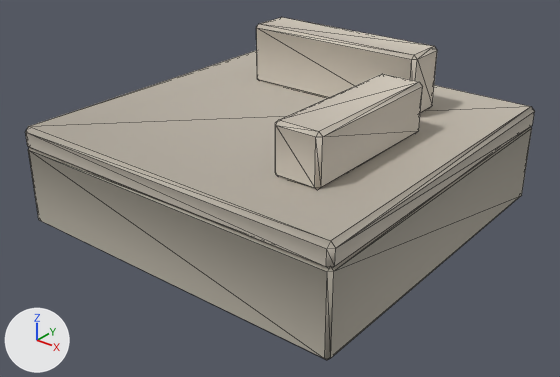
Renders of the glTF model assets/3d/reworked/tile_stone_ruin.glb from each side of a commit.
The view is the same before and after, from a camera (50 mm lens) standing at (2.46, -3.15, 1.5) and looking at (0.05, -0.13, -0.37). Arrows for +X, +Y and +Z are at lower left; the lights stay in place. The older version comes first. Mesh edges are drawn as thin lines. Vertices at exactly the same position are counted once.

In view in the first picture: 'sr_body', 'sr_cap', 'sr_found1', 'sr_found2'.
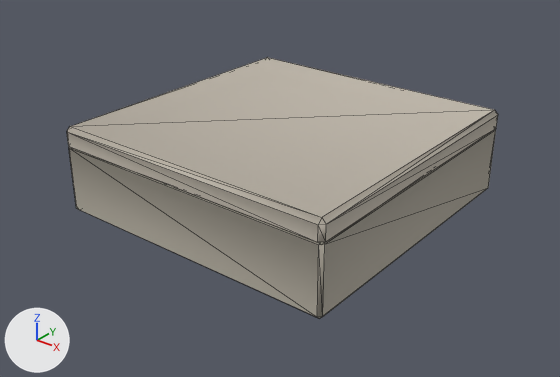
Boxes [x1, y1, x2, y2] around the edits, measured in the pictures (560 x 377 px):
'sr_cap', rescaled (15% narrower, 15% shorter): before [26, 50, 535, 268]; after [67, 57, 498, 243]
'sr_body', rescaled (15% narrower, 18% shorter): before [28, 127, 532, 360]; after [69, 129, 496, 319]
'sr_found2', deleted (pale yellow): before [275, 74, 423, 189]
'sr_found1', deleted (pale yellow): before [256, 17, 437, 113]

The change, as a list of edits to the scene's bpy script:
```text
Change me_cube_040:
    used by ob_sr_body; location = (0.0, 0.0, 0.0)
    remove me_cube_040.from_pydata(...)  # 24 vertices, 44 faces; spans x -1.0..1.0, y -1.0..1.0, z -0.56..-0.1
    add me_cube_040.from_pydata(...)  # 24 vertices, 44 faces; spans x -0.85..0.85, y -0.85..0.85, z -0.5..-0.1
    me_cube_040 part 1: the whole mesh is scaled about its middle by (0.848, 0.848, 0.863), then moved by (0.0, 0.0, 0.03)
Change me_cube_041:
    used by ob_sr_cap; location = (0.0, 0.0, 0.0)
    remove me_cube_041.from_pydata(...)  # 24 vertices, 44 faces; spans x -1.0..1.0, y -1.0..1.0, z -0.12..0.01
    add me_cube_041.from_pydata(...)  # 24 vertices, 44 faces; spans x -0.85..0.85, y -0.85..0.85, z -0.13..0.0
    me_cube_041 part 2: the whole mesh is scaled about the mesh origin by (0.848, 0.848, 1)
Remove ob_sr_found1:
    ob_sr_found1 = bpy.data.objects.new('sr_found1', me_cube_042)
    ob_sr_found1.location = (0.0, 0.0, 0.0)
Remove ob_sr_found2:
    ob_sr_found2 = bpy.data.objects.new('sr_found2', me_cube_043)
    ob_sr_found2.location = (0.0, 0.0, 0.0)
```
